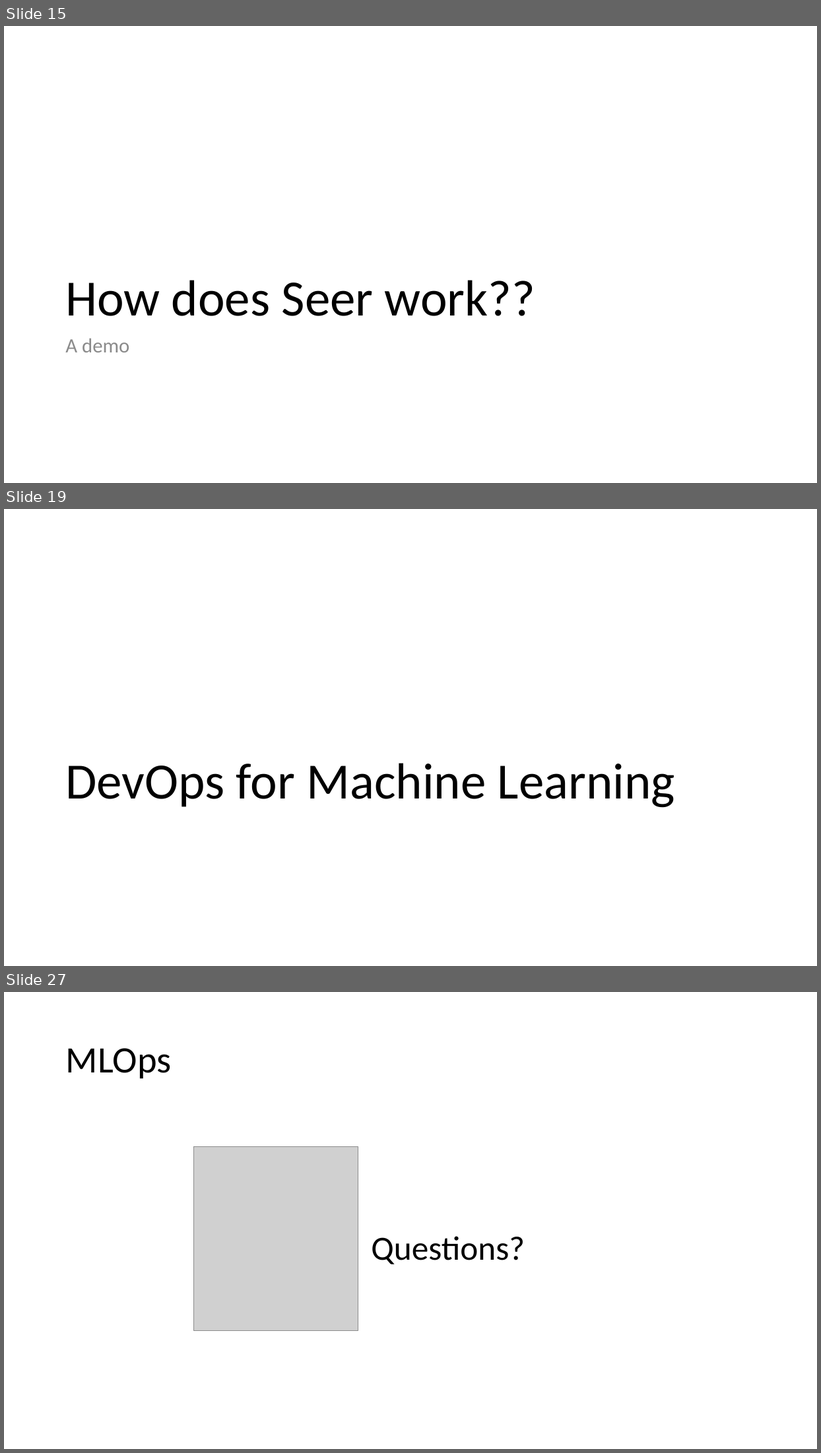
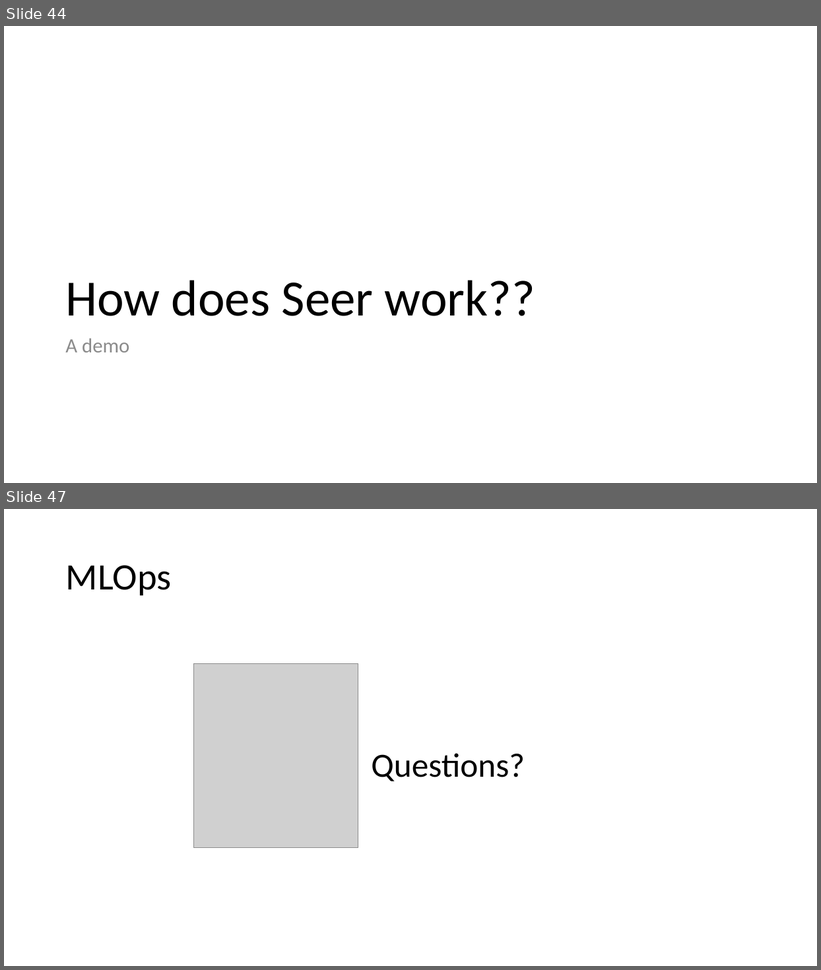
Before and after one commit to cloudscaleml/workshop, a slide deck: powerpoint/MLOps.pptx. Shown one above the other, each under a label of ours: slides 15, 19 and 27 before the commit, slides 44 and 47 after it; the slides between them are not shown. The pictures are 821x1453 and 821x970 pixels, drawn with LibreOffice and Linux fonts; fonts in the diff are those of the drawing; grey boxes stand for pictures. Boxes give left, top, right and bottom in pixels: in the first picture for what was removed or moved away, otherwise in the second. Text is boxed around its words. In the diff, an @@ line names an element or a change of style, - is before the commit and + after.

```diff
--- a/powerpoint/MLOps.pptx
+++ b/powerpoint/MLOps.pptx
@@ slide 19 removed at (4, 509, 817, 966), background #FFFFFF @@
@@ title removed at (65, 763, 675, 808) @@
-DevOps for Machine Learning
@@ what was slide 15 is now slide 44 @@
@@ what was slide 27 is now slide 47 @@
```
Also in this commit, not shown: 1 slide changed, 35 slides added, 14 other slides removed.
